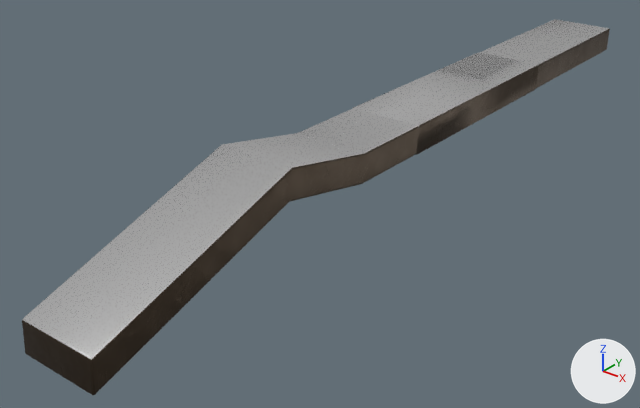
The FBX model project-steampunk/Assets/Art/Models/Level3Props/Furnace/Models/Conveyor00.fbx: old version first, new version second.
Rendered twice from a 50 mm lens placed at (639.0, -672.0, 68.0), pointed at (383.0, -351.0, -131.0). Every picture has the same lights, and +X, +Y and +Z are marked at lower right. Where no turn or scale is listed for an object, it has been applied to the vertices.
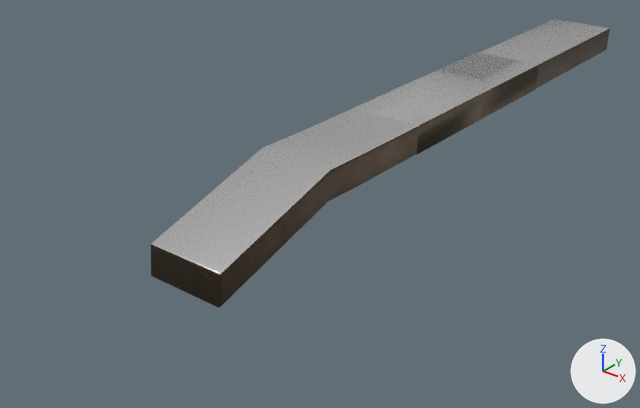
What changed in the scene script:
```text
Change me_plane_033:
    where me_plane_033.from_pydata(...)  # 244 vertices, 250 faces; spans x -139.0..-99.0, y 262.0..695.0, z -49.0..1.0
    used by ob_plane_374; location = (525.2, -791.6, -75.0)
    me_plane_033 part 1: all 96 vertices in x -139.0..-99.0, y 262.0..369.0, z -49.0..1.0 are multiplied about their middle by the matrix ((1.0, 0.0, 0.0), (0.0, 0.636, 0.052), (0.0, -0.141, 1.01)), then moved by (0.0, 43.0, -2.0)
```

Location of each change, [x1, y1, x2, y2] in pixels of the pictures (640 x 408 px; the box of a moved part takes in the faces that stretch with it):
'Plane.374', reshaped (22% narrower, 23% shorter)
    before: [22, 19, 610, 395]
    after: [151, 19, 610, 307]
part 1 of me_plane_033, moved or reshaped
    before: [22, 133, 365, 395]
    after: [151, 134, 365, 307]
